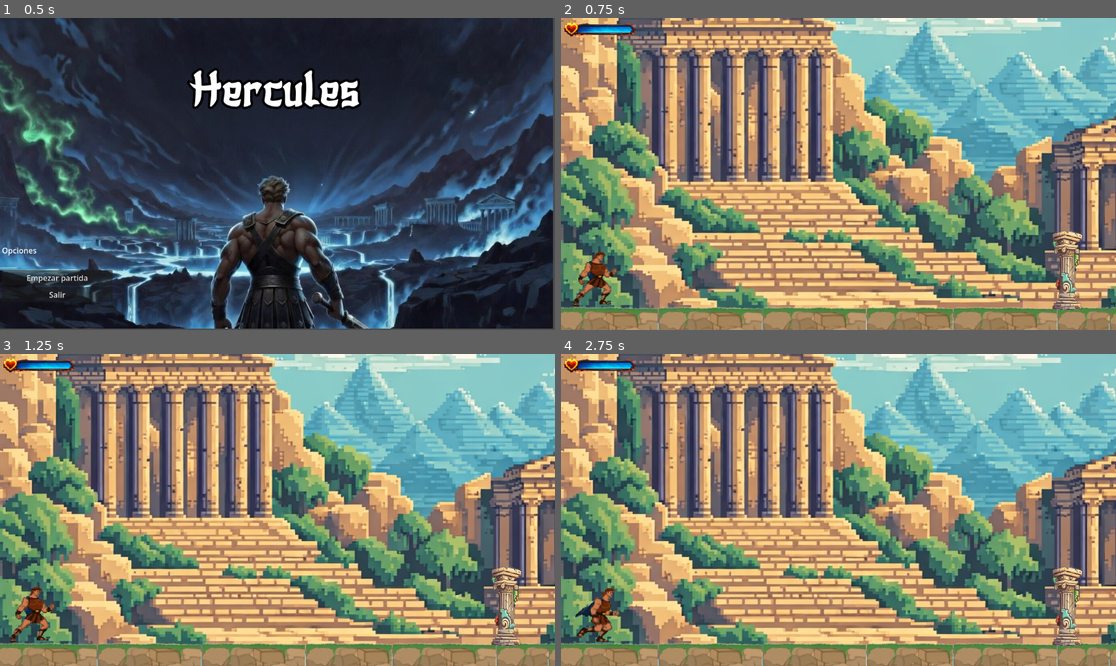
Above: before the commit, frames 1-4 (two rows, left to right).
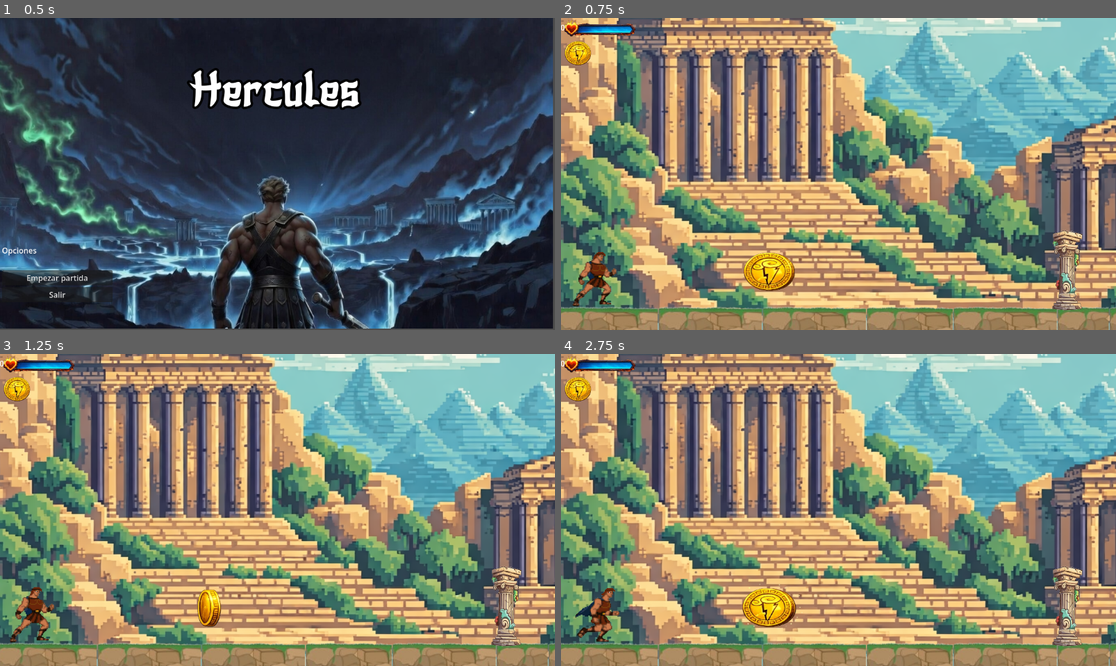
Above: after the commit, the same moments.

Repository: alex12345-123/hercules-2d
Game: Godot game, scene res://menu/menu.tscn
Two runs of this game, one before a commit and one after it. Both use one fixed random seed, a clock stepped at 60 frames per second and the inputs below.
Inputs:
- Up to frame 1 (0.5 s): no input
- Up to frame 2 (0.75 s): click "Empezar partida" at 0.5 s
- Up to frame 3 (1.25 s): no input
- Up to frame 4 (2.75 s): hold D (mover_derecha) from 1.28 s (still down); tap F (puño) at 1.35, 2.1 s; tap Space (saltar) at 1.52, 2.27 s

Frame 1 is identical in both runs. In frame 2, 1.2% of the frame differs, in the area x 0-43%, y 2-88%; in frame 3, 0.7%; in frame 4, 1.3%, in the area x 0-68%, y 2-100%.

Commit message:
Coleccionables y contador

Diff:
--- a/contador/contador.gd
+++ b/contador/contador.gd
@@ -1,20 +1,4 @@
 extends Control
 
-
-
-@onready var contador: Control = $CanvasLayer/Contador
-
-# Contador de monedas
-var monedas: int = 0
-
-
-# Agregamos al player al grupo de jugadores
-func _ready() -> void:
-	add_to_group("jugadores")
-	contador.actualizar(0)
-
-
-# Agrega una moneda al contador del jugador
-func add_moneda():
-	monedas+=1
-	contador.actualizar(monedas)
+func actualizar(monedas:int):
+	$hbox/lbl_contador.text = str(monedas)
--- a/enviroment/enviroment.tscn
+++ b/enviroment/enviroment.tscn
@@ -54,6 +54,6 @@
 [node name="medallones" type="Node2D" parent="." unique_id=1179448181]
 
 [node name="coleccionable" parent="medallones" unique_id=93092270 instance=ExtResource("8_fxqiw")]
-position = Vector2(462, 591)
+position = Vector2(250, 481)
 
 [connection signal="body_entered" from="change_scene" to="change_scene" method="_on_body_entered"]
--- a/hercules/player.gd
+++ b/hercules/player.gd
@@ -18,12 +18,13 @@
 
 @onready var ani_player = $AnimatedSprite2D
 @onready var attack_area = $ataque
-@onready var health_bar = $CanvasLayer/ProgressBar
+@onready var health_bar = $CanvasLayer/barraVida
 
 
 func _ready():
 	attack_area.monitoring = false
-	update_health_bar()
+	add_to_group("jugadores")
+	if contador: contador.actualizar(0) # Esto evita que se cierre el juego
 
 
 func _physics_process(delta: float) -> void:
@@ -106,7 +107,6 @@
 func take_damage(amount: int):
 	health -= amount
 	health = clamp(health, 0, max_health)
-	update_health_bar()
 
 	if health <= 0:
 		die()
@@ -115,10 +115,6 @@
 func die():
 	queue_free()
 
-
-func update_health_bar():
-	if health_bar:
-		health_bar.value = health
 
 @onready var barra_vida = $CanvasLayer/barraVida
 
@@ -155,3 +151,11 @@
 		barra_vida.texture = img_25
 	else:
 		barra_vida.texture = null
+
+@onready var contador: Control = $canva_contador/contador
+
+var monedas: int = 0
+
+func add_moneda():
+	monedas+=1
+	contador.actualizar(monedas)
--- a/hercules/player.tscn
+++ b/hercules/player.tscn
@@ -64,6 +64,7 @@
 [ext_resource type="Texture2D" uid="uid://bvjapn7wbe0xq" path="res://hercules/img/19_jump.png" id="54_100uu"]
 [ext_resource type="Texture2D" uid="uid://4kpfc76vf1p3" path="res://hercules/img/20_jump.png" id="55_htr55"]
 [ext_resource type="Texture2D" uid="uid://s8foovptjfby" path="res://barraVida/1barra.png" id="64_eisah"]
+[ext_resource type="PackedScene" uid="uid://d2oao47f5clxe" path="res://contador/contador.tscn" id="65_xcgcw"]
 
 [sub_resource type="SpriteFrames" id="SpriteFrames_2la1n"]
 animations = [{
@@ -325,4 +326,9 @@
 texture = ExtResource("64_eisah")
 expand_mode = 1
 
+[node name="canva_contador" type="CanvasLayer" parent="." unique_id=1459283553]
+
+[node name="contador" parent="canva_contador" unique_id=518552665 instance=ExtResource("65_xcgcw")]
+offset_left = -1.0
+
 [connection signal="body_entered" from="ataque" to="." method="_on_ataque_body_entered"]
Not shown: 1 places in enviroment/enviroment.tscn that only renumber resources
